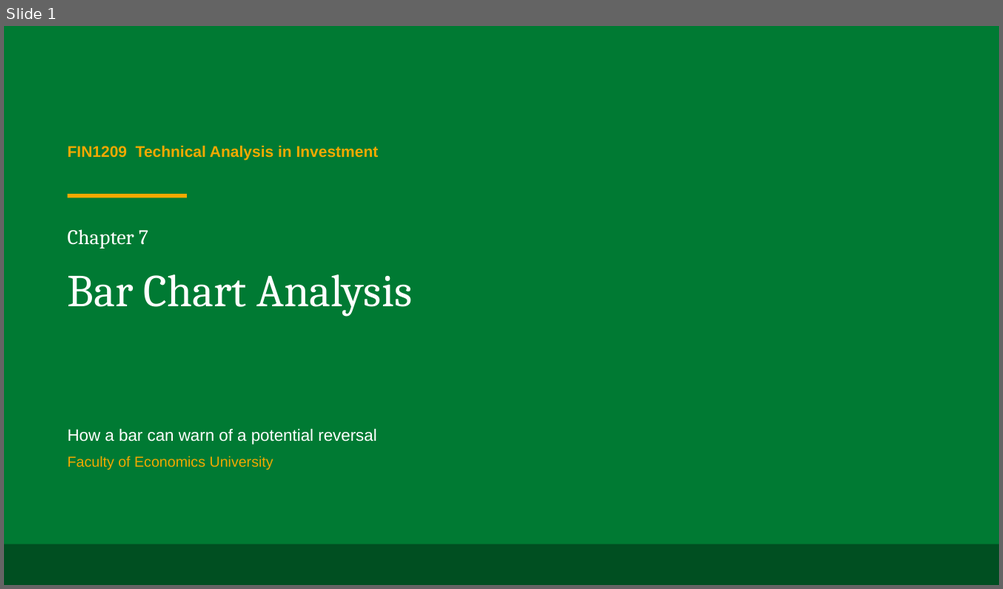
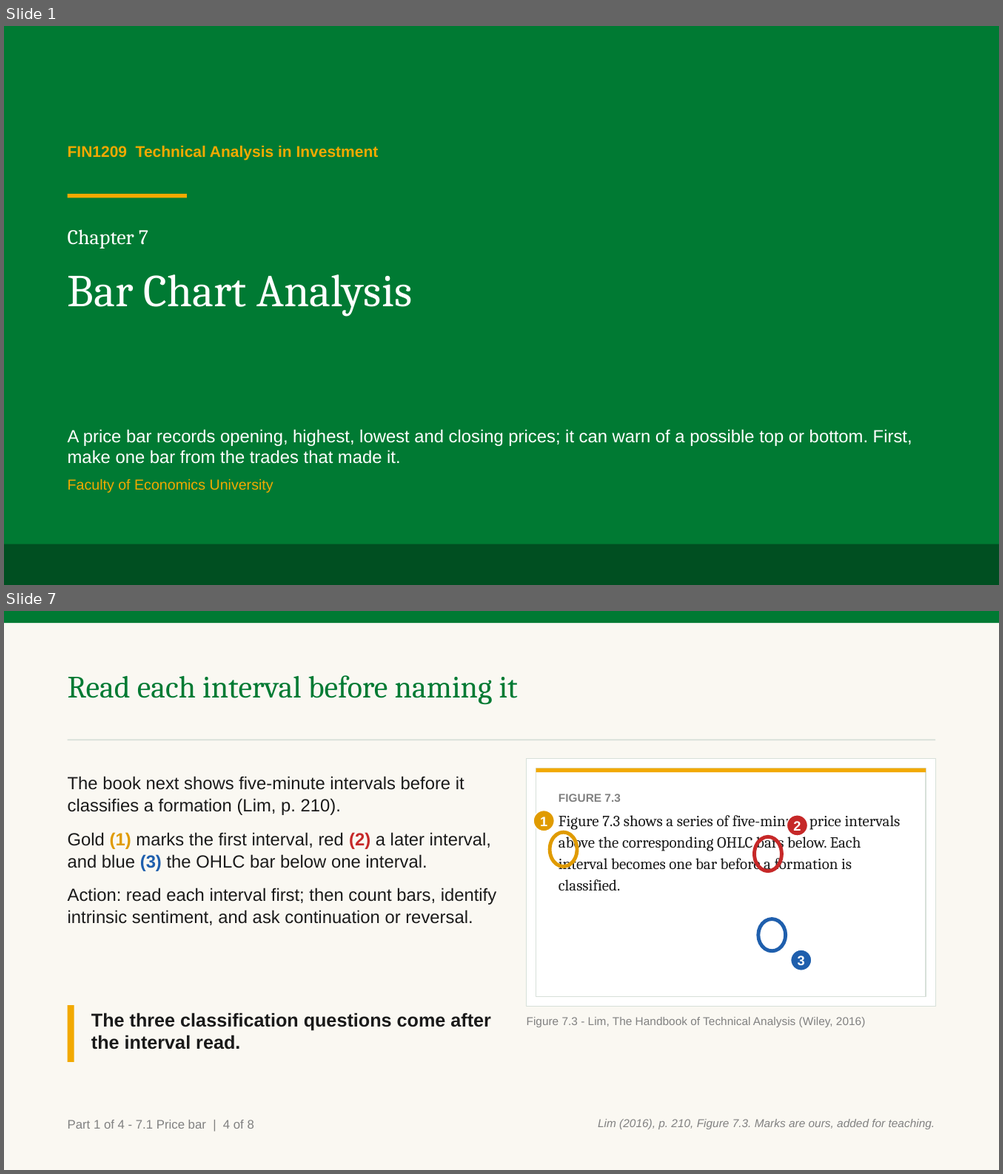
Before and after one commit to benjiesotelo-sudo/Telos_FIN1209, a slide deck: chapter-07/FIN1209-Chapter-07.pptx. Shown one above the other, each under a label of ours: slide 1 before the commit, slides 1 and 7 after it; the slides between them are not shown. The pictures are 1003x589 and 1003x1174 pixels, drawn with LibreOffice and Linux fonts; fonts in the diff are those of the drawing. Boxes give left, top, right and bottom in pixels: in the first picture for what was removed or moved away, otherwise in the second. Text is boxed around its words. In the diff, an @@ line names an element or a change of style, - is before the commit and + after.

Commit message:
Rebuild Chapter 7 after rebase

```diff
--- a/chapter-07/FIN1209-Chapter-07.pptx
+++ b/chapter-07/FIN1209-Chapter-07.pptx
@@ slide 7 added at (x1=4, y1=611, x2=999, y2=1170), background #FFFFFF @@
@@ rectangle added at (x1=4, y1=611, x2=999, y2=1170), fill #FAF8F2 @@
@@ rectangle added at (x1=4, y1=611, x2=999, y2=623), fill #007A33 @@
@@ text added at (x1=68, y1=675, x2=518, y2=705), 30 pt, text #007A33 @@
+Read each interval before naming it
@@ rectangle added at (x1=68, y1=739, x2=935, y2=741), fill #D7E0D9 @@
@@ rectangle added at (x1=526, y1=759, x2=935, y2=1006), fill #FFFFFF, outline #D7E0D9 1 pt @@
@@ text added at (x1=68, y1=776, x2=496, y2=925), 17 pt, text #1A1A1A @@
+The book next shows five-minute intervals before it classifies a formation (Lim, p. 210).
+Gold (1) marks the first interval, red (2) a later interval, and blue (3) the OHLC bar below one interval.
+Action: read each interval first; then count bars, identify intrinsic sentiment, and ask continuation or reversal.
@@ rectangle added at (x1=536, y1=769, x2=925, y2=997), fill #FFFFFF, outline #D7E0D9 1 pt @@
@@ rectangle added at (x1=536, y1=769, x2=925, y2=773), fill #F2A900 @@
@@ ellipse added at (x1=533, y1=810, x2=554, y2=831), fill #E09B00, outline #FFFFFF 1 pt, 13 pt, text #FFFFFF, bold @@
+1
@@ text added at (x1=558, y1=794, x2=900, y2=891), 15 pt, text #1A1A1A @@
+FIGURE 7.3
+Figure 7.3 shows a series of five-minute price intervals above the corresponding OHLC bars below. Each interval becomes one bar before a formation is classified.
@@ ellipse added at (x1=549, y1=832, x2=577, y2=867), outline #E09B00 3.5 pt @@
@@ ellipse added at (x1=787, y1=815, x2=808, y2=836), fill #C62828, outline #FFFFFF 1 pt, 13 pt, text #FFFFFF, bold @@
+2
@@ ellipse added at (x1=754, y1=837, x2=782, y2=871), outline #C62828 3.5 pt @@
@@ ellipse added at (x1=758, y1=919, x2=786, y2=951), outline #1F5FAD 3.5 pt @@
@@ ellipse added at (x1=791, y1=950, x2=811, y2=971), fill #1F5FAD, outline #FFFFFF 1 pt, 13 pt, text #FFFFFF, bold @@
+3
@@ rectangle added at (x1=68, y1=1005, x2=74, y2=1062), fill #F2A900 @@
@@ text added at (x1=91, y1=1013, x2=491, y2=1050), 18 pt, text #1A1A1A, bold @@
+The three classification questions come after the interval read.
@@ text added at (x1=526, y1=1017, x2=865, y2=1028), 11 pt, text #818181 @@
+Figure 7.3 - Lim, The Handbook of Technical Analysis (Wiley, 2016)
@@ text added at (x1=68, y1=1120, x2=254, y2=1129), 12 pt, text #818181 @@
+Part 1 of 4 - 7.1 Price bar | 4 of 8
@@ text added at (x1=597, y1=1119, x2=935, y2=1130), 11 pt, text #818181, italic @@
+Lim (2016), p. 210, Figure 7.3. Marks are ours, added for teaching.
@@ slide 1 changed as well @@
@@ text at (x1=68, y1=429, x2=912, y2=464): text changed; size 16 to 17 pt @@
-How a bar can warn of a potential reversal
+A price bar records opening, highest, lowest and closing prices; it can warn of a possible top or bottom. First, make one bar from the trades that made it.
```
Also in this commit, not shown: 9 other slides changed, 16 other slides added, 5 slides removed, 2 other files.
